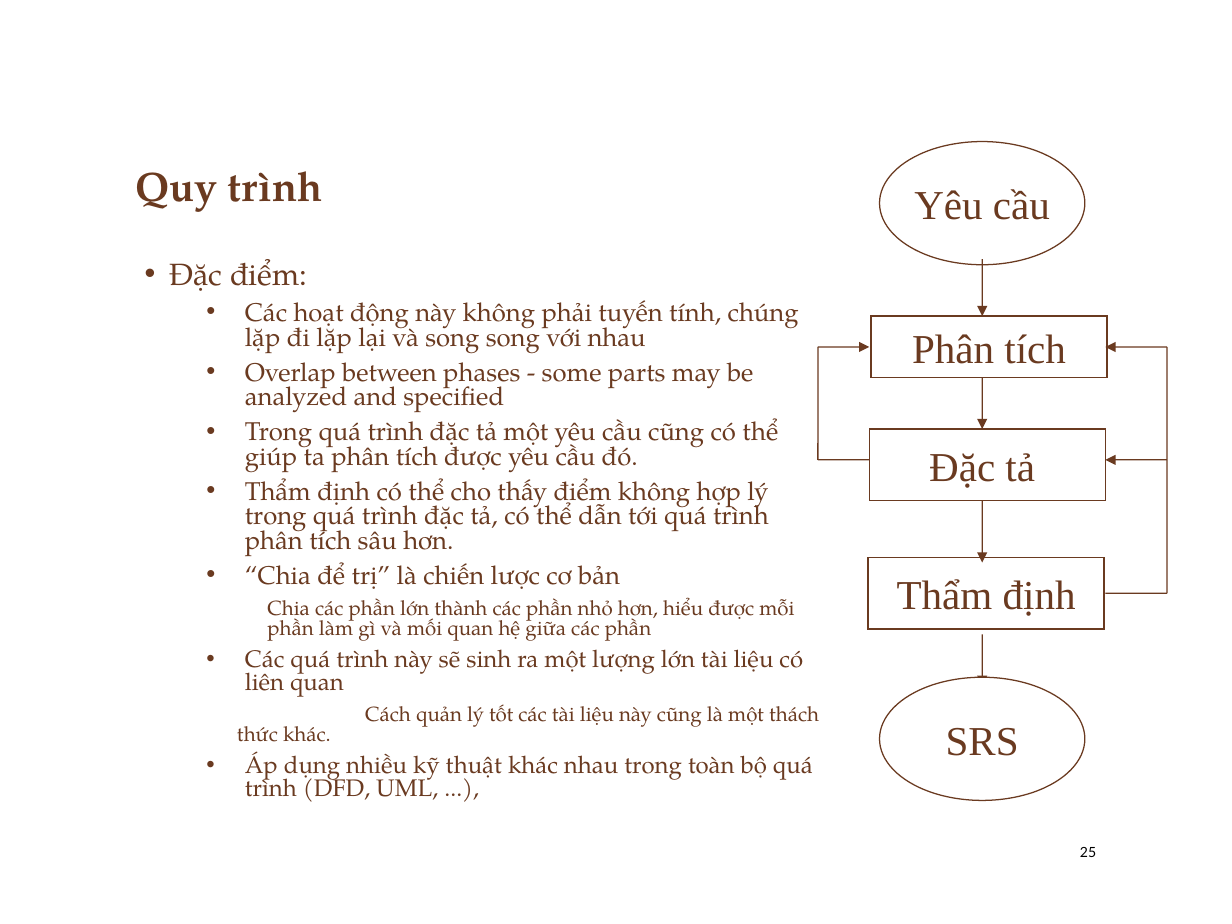
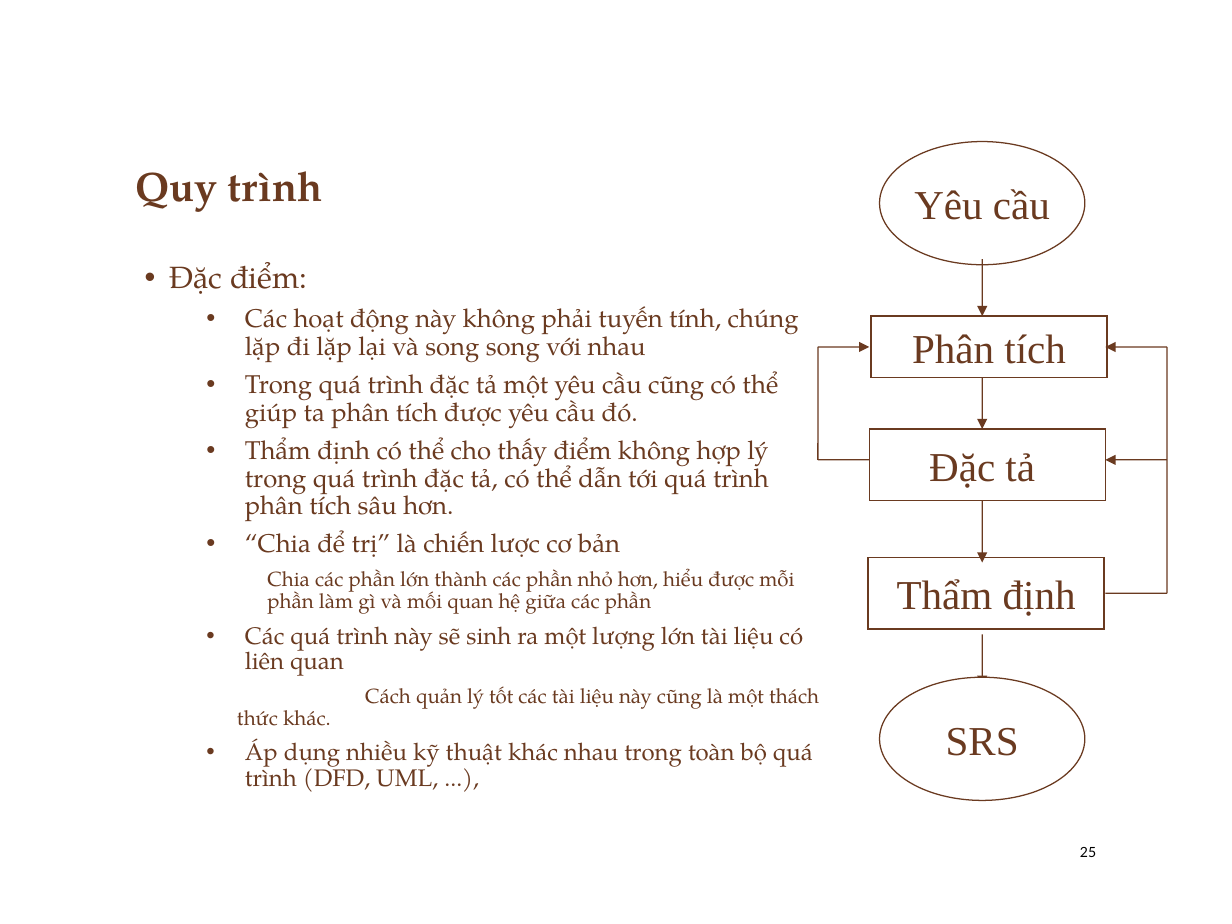
Before and after one commit to ChrisJamison/seminar_cnpm, a slide deck: slide 25 of Seminar/Software Requirement.pptx. Drawn at 1232x924 pixels with LibreOffice and Linux fonts; fonts in the diff are those of the drawing; background and template pictures are left out. Boxes give left, top, right and bottom in pixels: in the first picture for what was removed or moved away, otherwise in the second. Text is boxed around its words. In the diff, an @@ line names an element or a change of style, - is before the commit and + after.

Commit message:
Update phần I,II

```diff
--- a/Seminar/Software Requirement.pptx
+++ b/Seminar/Software Requirement.pptx
@@ text "Đặc điểm:" at (170,262,819,792): line spacing 0.8 to 0.9 @@
@@ text at (245,362,753,413): paragraph removed @@
-  • Overlap between phases - some parts may be analyzed and specified
```
Also in this commit, not shown: 4 other slides changed.
